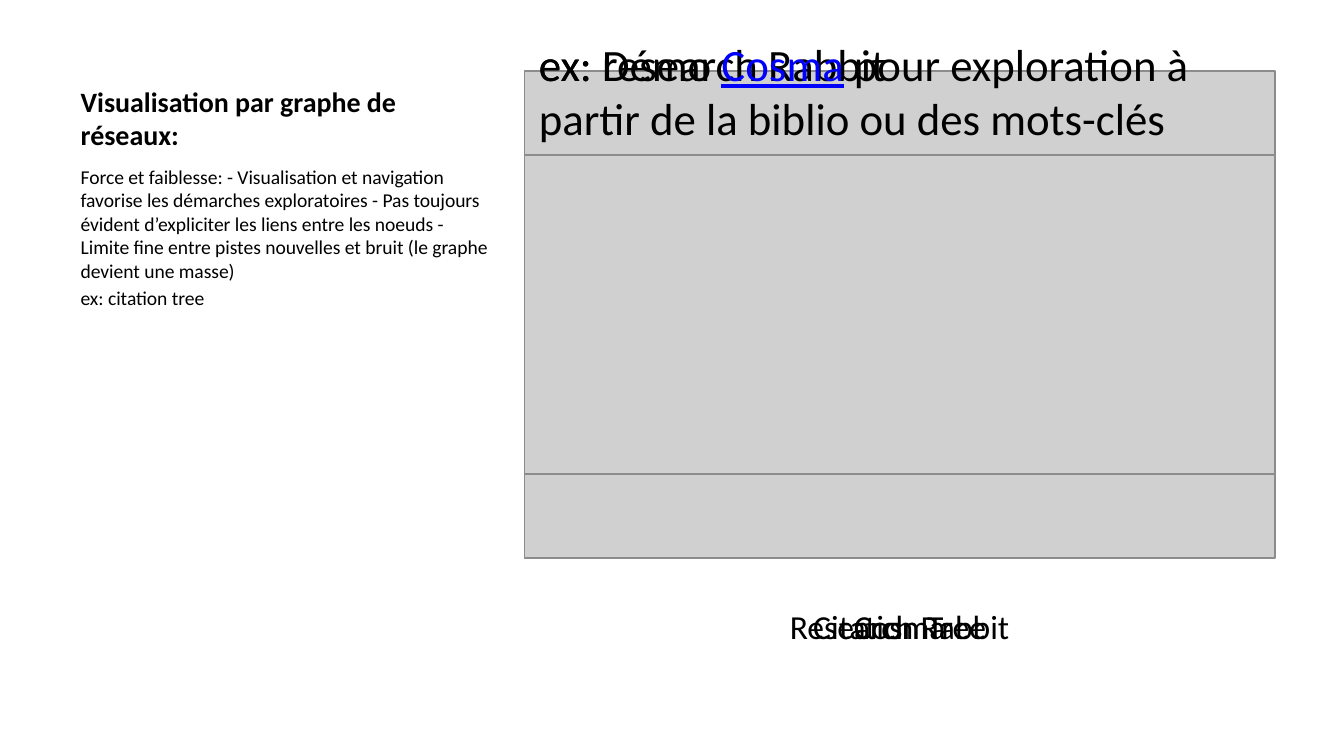
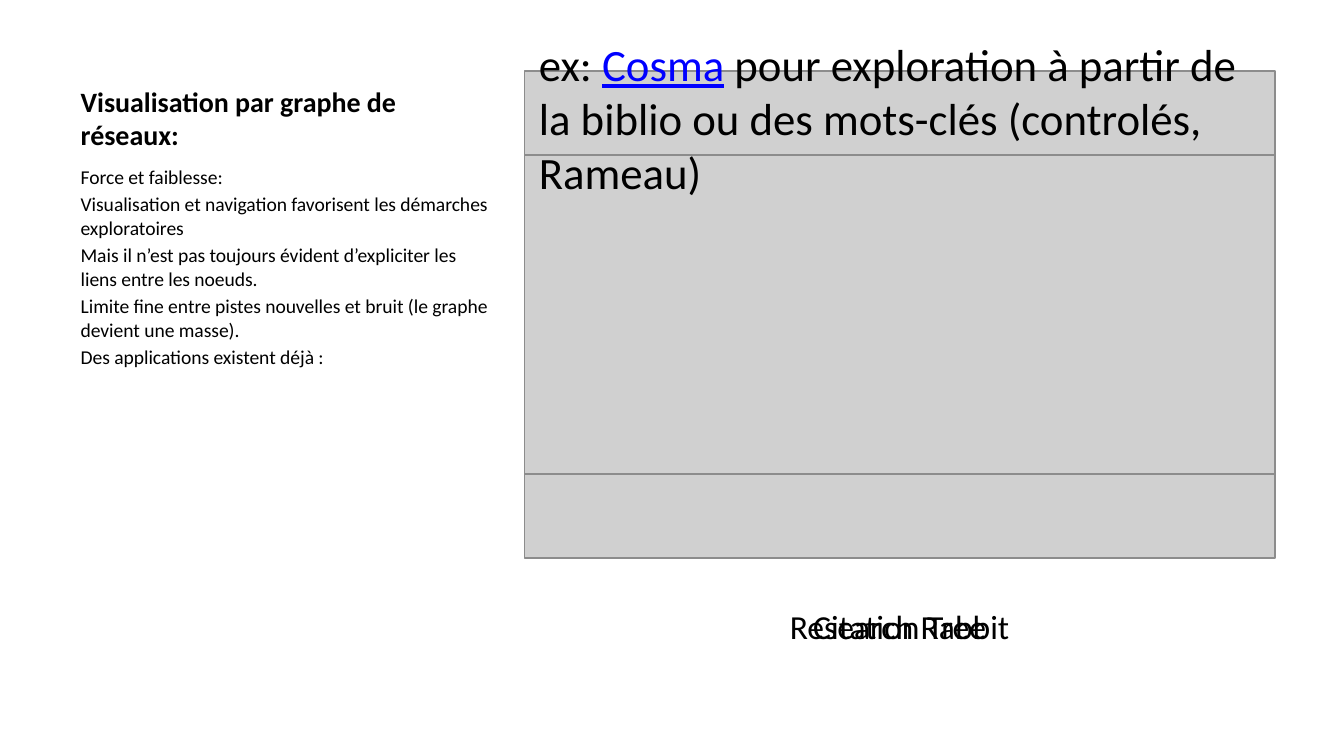
Before and after one commit to alexiaschn/blog, a slide deck: slide 18 of docs/slides/26-11-11_erudit.pptx. Drawn at 1344x756 pixels with LibreOffice and Linux fonts; fonts in the diff are those of the drawing; grey boxes stand for pictures. Boxes give left, top, right and bottom in pixels: in the first picture for what was removed or moved away, otherwise in the second. Text is boxed around its words. In the diff, an @@ line names an element or a change of style, - is before the commit and + after.

```diff
--- a/docs/slides/26-11-11_erudit.pptx
+++ b/docs/slides/26-11-11_erudit.pptx
@@ text at <box>539,44,1236,195</box>: text changed @@
-ex: Démo Cosma pour exploration à partir de la biblio ou des mots-clés (controlés, Rameau)
+ex: Cosma pour exploration à partir de la biblio ou des mots-clés (controlés, Rameau)
@@ text removed at <box>539,44,886,89</box> @@
-ex: research Rabbit
@@ text at <box>81,170,487,368</box>: text changed @@
-Force et faiblesse: - Visualisation et navigation favorise les démarches exploratoires - Pas toujours évident d’expliciter les liens entre les noeuds - Limite fine entre pistes nouvelles et bruit (le graphe devient une masse)
-ex: citation tree
+Force et faiblesse:
+Visualisation et navigation favorisent les démarches exploratoires
+Mais il n’est pas toujours évident d’expliciter les liens entre les noeuds.
+Limite fine entre pistes nouvelles et bruit (le graphe devient une masse).
+Des applications existent déjà :
@@ text removed at <box>854,615,946,640</box> @@
-Cosma
```
Also in this commit, not shown: 8 other slides changed, 3 slides added, 2 slides removed, 8 other files.
